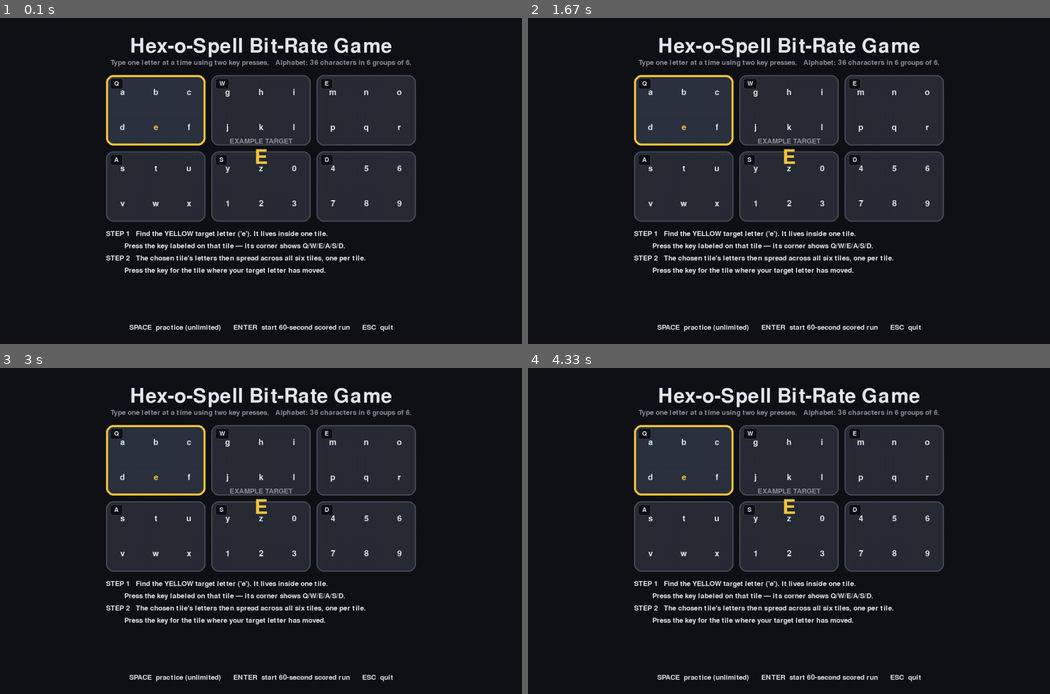
Above: before the commit, frames 1-4 (two rows, left to right).
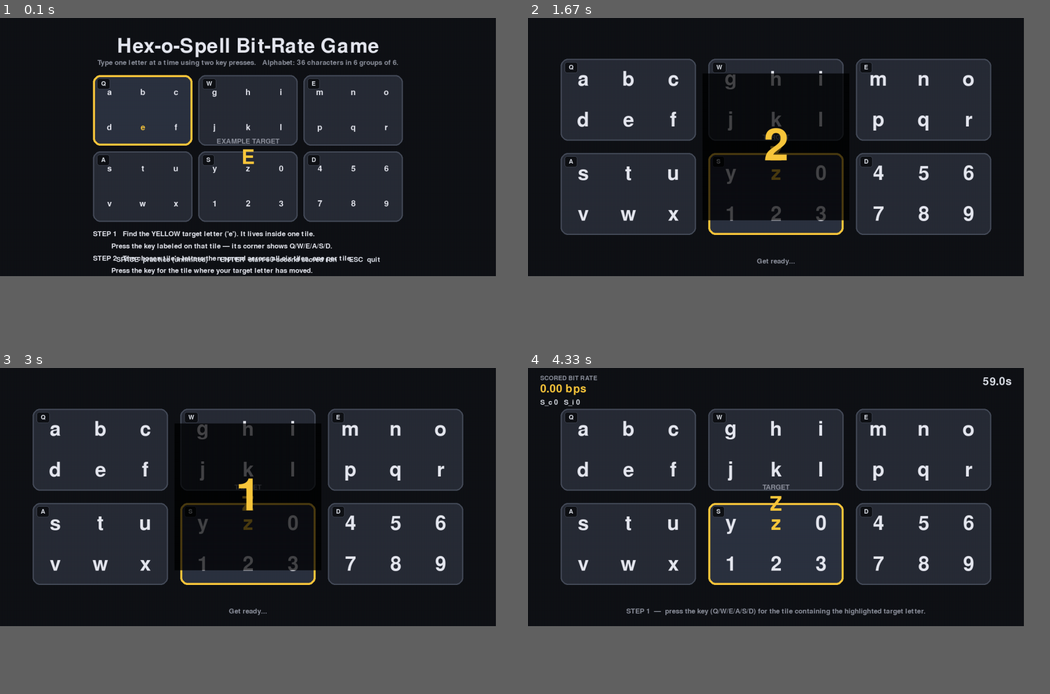
Above: after the commit, the same moments.

Repository: Aaronearlerichardson/bitrate_game
Game: pygame game, started from src/bitrate_game/__main__.py
Same seed, same stepped clock (60 frames per second), same inputs: the game is played once before the commit and once after it.
Inputs:
- Up to frame 1 (0.1 s): no input
- Up to frame 2 (1.67 s): tap Enter at 0.33, 0.67 s
- Up to frame 3 (3 s): no input
- Up to frame 4 (4.33 s): no input
In our replay, the window is 900x562 before the commit and 855x445 after it. These sizes can differ from the game's own. Grey fills any space a smaller window leaves; there, only what the larger window draws over its background counts as a difference.

The runs differ from the first frame. In frame 1, 11% of the frame differs, in the area x 17-80%, y 6-97%; in frame 2, 33%; in frame 3, 33%, in the area x 6-89%, y 6-97%; in frame 4, 27%.

Commit message:
reducing warnings for deprecated methods and updating display size handling

Diff:
--- a/src/bitrate_game/adapters.py
+++ b/src/bitrate_game/adapters.py
@@ -16,6 +16,7 @@
 from enum import Enum, auto
 from typing import Optional, Protocol, Sequence
 
+from . import config
 from .config import GameConfig
 
 
@@ -102,6 +103,16 @@
         for ev in pg.event.get():
             if ev.type == pg.QUIT:
                 out.append(InputEvent(InputEventType.WINDOW_CLOSE))
+            elif ev.type == pg.VIDEORESIZE:
+                # User dragged the window edge. Recreate the display
+                # surface at the new size and update the layout constants
+                # the renderer reads each frame. A floor of 800x500 keeps
+                # the hex board legible — anything smaller crops tiles.
+                new_w = max(ev.w, 800)
+                new_h = max(ev.h, 500)
+                pg.display.set_mode((new_w, new_h), pg.RESIZABLE)
+                config.WINDOW_W = new_w
+                config.WINDOW_H = new_h
             elif ev.type == pg.KEYDOWN:
                 if ev.key in self._slot_map:
                     out.append(InputEvent(InputEventType.SLOT,
--- a/src/bitrate_game/main.py
+++ b/src/bitrate_game/main.py
@@ -85,7 +85,14 @@
         return True
 
     if ev.type == InputEventType.START_SCORED:
-        if session.phase == Phase.FAMILIARIZATION:
+        # ENTER from the welcome screen jumps straight into the scored
+        # countdown; the welcome screen's controls bar promises this. From
+        # familiarization, it ends practice and starts the scored run.
+        if session.phase == Phase.WELCOME:
+            session.on_advance()       # WELCOME -> FAMILIARIZATION
+            session.on_start_scored()  # FAMILIARIZATION -> COUNTDOWN
+            mode.reset()
+        elif session.phase == Phase.FAMILIARIZATION:
             session.on_start_scored()
             mode.reset()  # clear any partial stage-1 state
         return True
--- a/src/bitrate_game/renderer.py
+++ b/src/bitrate_game/renderer.py
@@ -72,7 +72,25 @@
         pg = self._pygame
         pg.init()
         pg.display.set_caption("Bitrate Game — Hex-o-Spell")
-        self._screen = pg.display.set_mode((config.WINDOW_W, config.WINDOW_H))
+
+        # Fit the window to the host display so it never overflows on
+        # smaller laptops or under DPI scaling. pygame.display.Info()
+        # returns the dimensions of the area pygame can actually use,
+        # so this works whether the OS reports 1366x768 native or a
+        # DPI-scaled effective resolution.
+        info = pg.display.Info()
+        fit_w = min(config.WINDOW_W, int(info.current_w * 0.95))
+        fit_h = min(config.WINDOW_H, int(info.current_h * 0.88))
+        # Renderer layout math reads these constants directly throughout
+        # this module, so update them to the actual window size we chose.
+        config.WINDOW_W = fit_w
+        config.WINDOW_H = fit_h
+        # RESIZABLE lets the user drag the window edges. The adapter
+        # listens for pygame's VIDEORESIZE event and calls set_mode again
+        # with the new dimensions — the renderer's layout math reads
+        # config.WINDOW_W / WINDOW_H each frame, so the UI reflows on the
+        # next draw without any extra signalling.
+        self._screen = pg.display.set_mode((fit_w, fit_h), pg.RESIZABLE)
         # SysFont(None, ...) picks a reasonable system font on every platform
         # without bundling a TTF.
         self._font_huge = pg.font.SysFont(None, 160)
@@ -95,7 +113,11 @@
     # --- top-level draw -------------------------------------------------
 
     def draw(self, session_state: SessionState, mode_view: object) -> None:
-        assert self._screen is not None, "init() must be called first"
+        # Re-fetch the surface each frame: pygame.display.set_mode() may
+        # invalidate the previous reference when the window is resized.
+        self._screen = self._pygame.display.get_surface()
+        if self._screen is None:
+            return  # display gone (window closed); loop will exit shortly
         self._screen.fill(config.BG_COLOR)
 
         phase = session_state.phase
Not shown, changed: .github/workflows/build.yml
